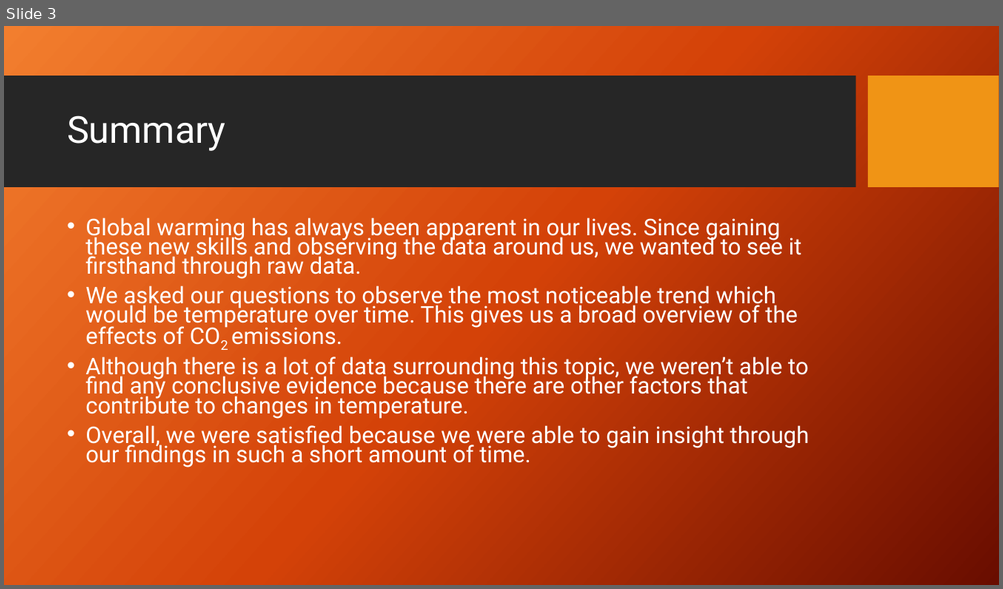
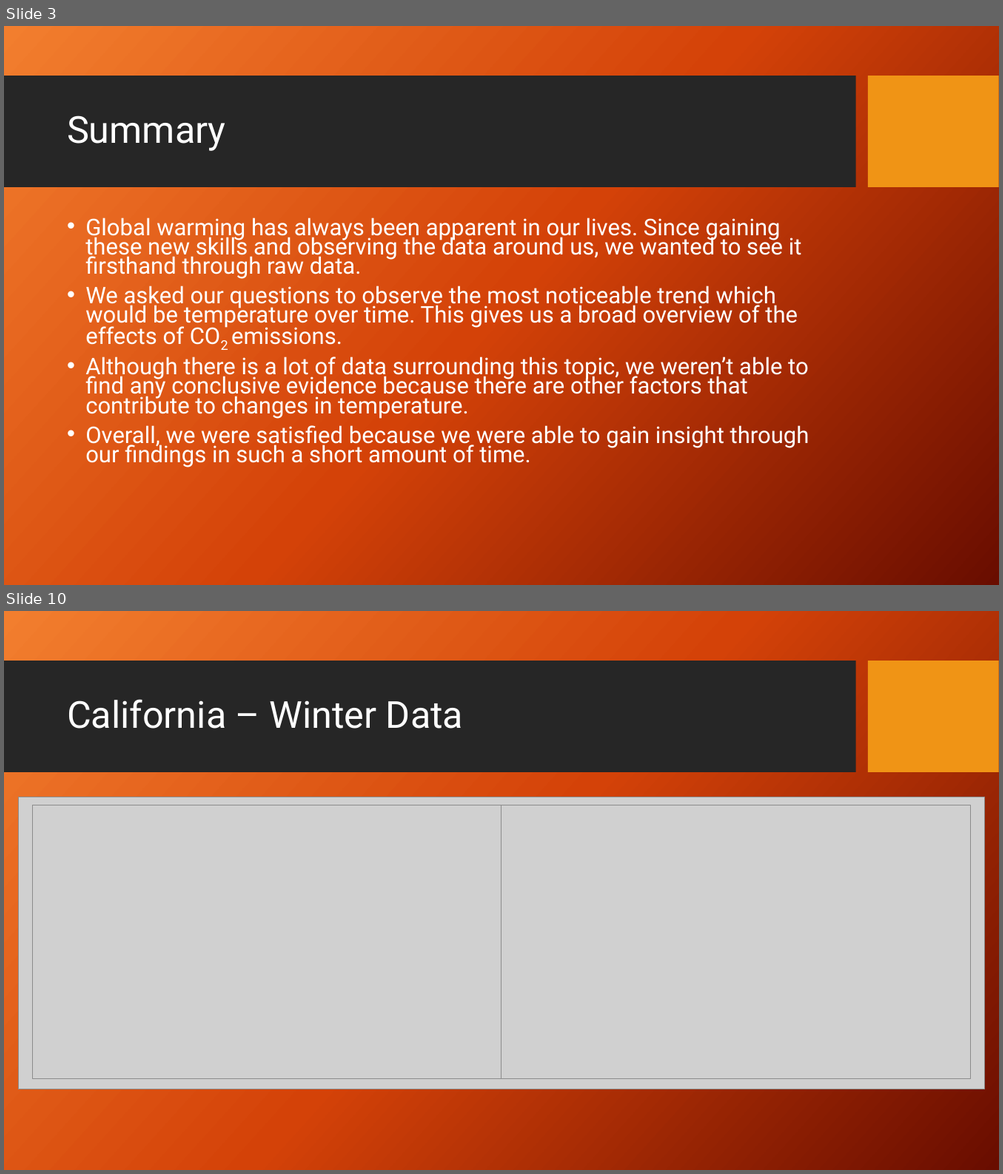
Before and after one commit to KennytheSun/Global_Warming_Repo, a slide deck: CO2emissionsVsTempPP.pptx. Shown one above the other, each under a label of ours: slide 3 before the commit, slides 3 and 10 after it; the slides between them are not shown. The pictures are 1003x589 and 1003x1174 pixels, drawn with LibreOffice and Linux fonts; fonts in the diff are those of the drawing; grey boxes stand for pictures; background and template pictures are left out. Boxes give left, top, right and bottom in pixels: in the first picture for what was removed or moved away, otherwise in the second. Text is boxed around its words. In the diff, an @@ line names an element or a change of style, - is before the commit and + after.

```diff
--- a/CO2emissionsVsTempPP.pptx
+++ b/CO2emissionsVsTempPP.pptx
@@ slide 10 added at [4, 611, 999, 1170], background picture (left out); not listed: 2 template elements that a slide beside it also shows @@
@@ title added at [67, 699, 463, 729], 36 pt, text #FFFFFF @@
+California – Winter Data
@@ picture added at [18, 797, 984, 1089] @@
@@ picture added at [32, 805, 501, 1079] @@
@@ picture added at [502, 805, 970, 1079] @@
```
Also in this commit, not shown: 4 slides changed, 11 other slides added, 2 slides removed.
